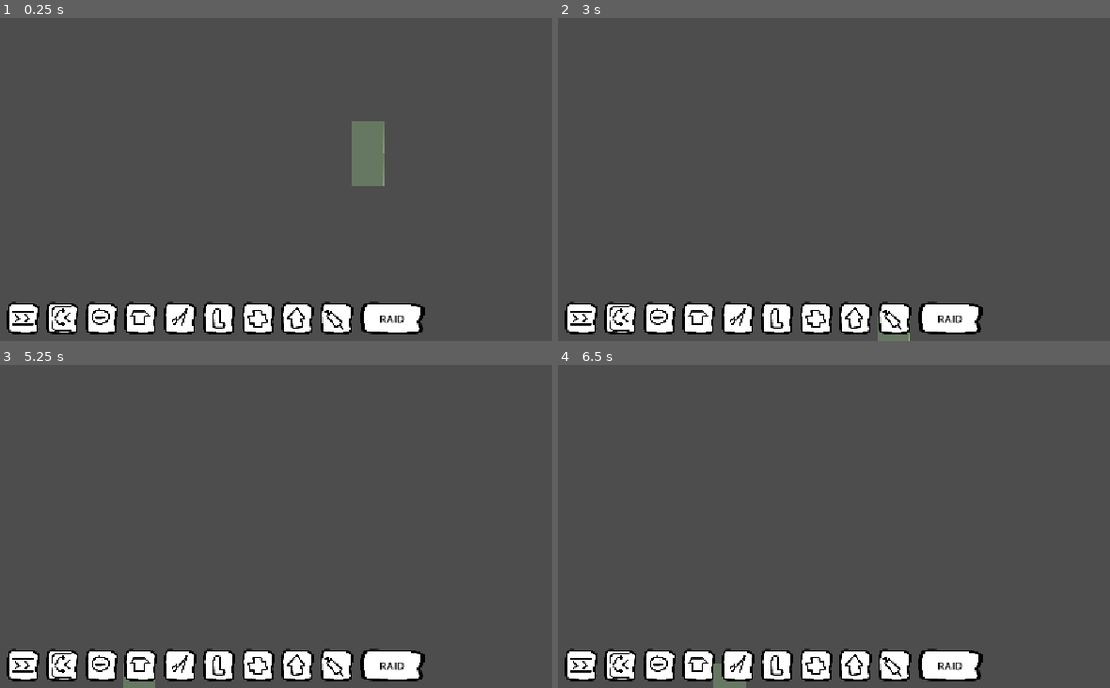
Above: before the commit, frames 1-4 (two rows, left to right).
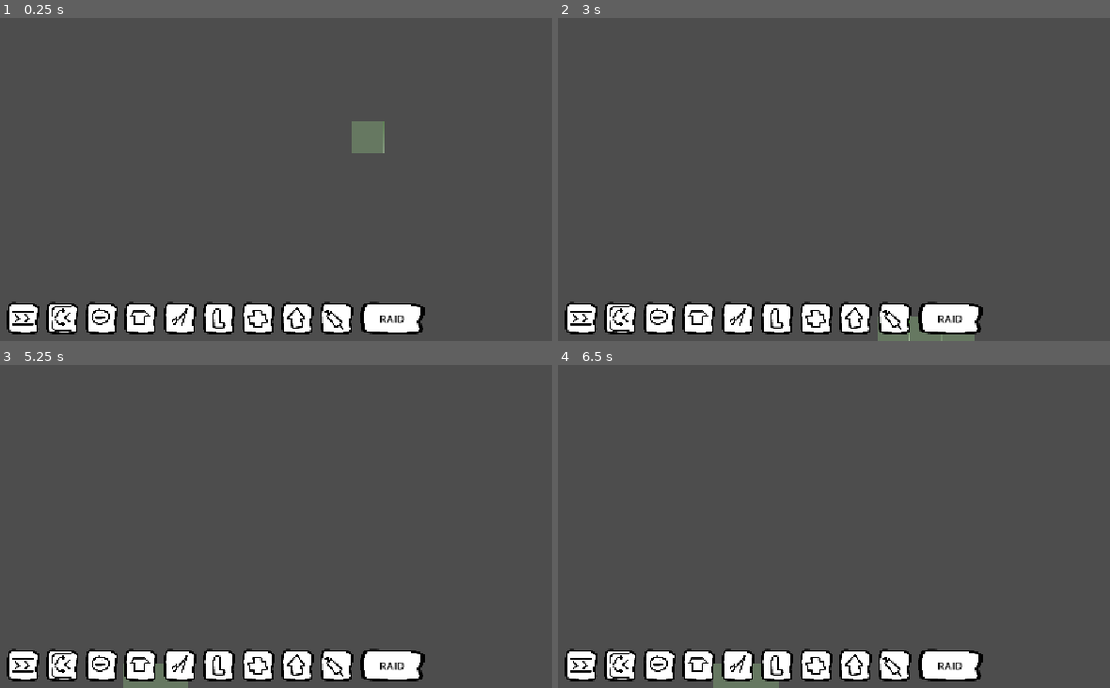
Above: after the commit, the same moments.

Repository: Schlutzkrapfen/Camara-Game
Game: Godot game, scene res://Levels/main_scene.tscn
Two runs of this game, one before a commit and one after it. Both use one fixed random seed, a clock stepped at 60 frames per second and the inputs below.
Inputs (mouse positions are in pixels of both pictures, inside the frame that each line leads up to):
- Up to frame 1 (0.25 s): no input
- Up to frame 2 (3 s): click (618, 318) at 0.5 s; click (817, 318) at 1.25 s; click (856, 318) at 2 s; click (894, 318) at 2.75 s
- Up to frame 3 (5.25 s): click (22, 665) at 3.5 s; click (99, 665) at 4.25 s; click (138, 665) at 5 s
- Up to frame 4 (6.5 s): click (740, 665) at 5.75 s

The runs differ from the first frame. In frame 1, 0.6% of the frame differs, in the area x 63-70%, y 41-53%; in frame 2, 0.3%; in frame 3, 0.2%; in frame 4, 0.2%.

Commit message:
added all the factories now just logic fixing is not there jet

Diff:
--- /dev/null
+++ b/Resourcen/foot_maker.tres
@@ -0,0 +1,16 @@
+[gd_resource type="Resource" script_class="BuildingResource" format=3 uid="uid://cjpybu4fymwfq"]
+
+[ext_resource type="Script" uid="uid://4rxcymabsf8u" path="res://script/goo.gd" id="1_ggts6"]
+[ext_resource type="PackedScene" uid="uid://h4gm0w78c05t" path="res://Levels/Creature/head.tscn" id="2_wkky3"]
+[ext_resource type="Script" uid="uid://c46u5wpm1rwce" path="res://Resourcen/building_resource.gd" id="3_4oy0f"]
+
+[resource]
+script = ExtResource("3_4oy0f")
+size = Vector2i(2, 2)
+tilemap_id = 3
+craft_time = 1.0
+input = Array[Script]([ExtResource("1_ggts6")])
+output = Array[PackedScene]([ExtResource("2_wkky3")])
+output_tile = Dictionary[Vector2i, int]({
+Vector2i(1, 1): 0
+})
--- /dev/null
+++ b/Resourcen/horn_maker.tres
@@ -0,0 +1,16 @@
+[gd_resource type="Resource" script_class="BuildingResource" format=3 uid="uid://bl4n2fw6kjl75"]
+
+[ext_resource type="Script" uid="uid://4rxcymabsf8u" path="res://script/goo.gd" id="1_rbs7q"]
+[ext_resource type="PackedScene" uid="uid://h4gm0w78c05t" path="res://Levels/Creature/head.tscn" id="2_w8qdp"]
+[ext_resource type="Script" uid="uid://c46u5wpm1rwce" path="res://Resourcen/building_resource.gd" id="3_gw76o"]
+
+[resource]
+script = ExtResource("3_gw76o")
+size = Vector2i(2, 2)
+tilemap_id = 3
+craft_time = 1.0
+input = Array[Script]([ExtResource("1_rbs7q")])
+output = Array[PackedScene]([ExtResource("2_w8qdp")])
+output_tile = Dictionary[Vector2i, int]({
+Vector2i(1, 1): 0
+})
--- /dev/null
+++ b/Resourcen/torso_maker.tres
@@ -0,0 +1,16 @@
+[gd_resource type="Resource" script_class="BuildingResource" format=3 uid="uid://cebvjto3m5g8p"]
+
+[ext_resource type="Script" uid="uid://4rxcymabsf8u" path="res://script/goo.gd" id="1_ipgg6"]
+[ext_resource type="PackedScene" uid="uid://h4gm0w78c05t" path="res://Levels/Creature/head.tscn" id="2_iue05"]
+[ext_resource type="Script" uid="uid://c46u5wpm1rwce" path="res://Resourcen/building_resource.gd" id="3_ydlen"]
+
+[resource]
+script = ExtResource("3_ydlen")
+size = Vector2i(2, 2)
+tilemap_id = 3
+craft_time = 1.0
+input = Array[Script]([ExtResource("1_ipgg6")])
+output = Array[PackedScene]([ExtResource("2_iue05")])
+output_tile = Dictionary[Vector2i, int]({
+Vector2i(1, 1): 0
+})
--- a/project.godot
+++ b/project.godot
@@ -50,17 +50,17 @@
 
 Belt={
 "deadzone": 0.2,
-"events": [Object(InputEventKey,"resource_local_to_scene":fa …(140 unchanged characters)… d":false,"keycode":0,"physical_keycode":49,"key_label":0,"unicode":49,"location":0,"echo":false,"script":null)
+"events": [Object(InputEventKey,"resource_local_to_scene":fa …(140 unchanged characters)… d":false,"keycode":0,"physical_keycode":50,"key_label":0,"unicode":50,"location":0,"echo":false,"script":null)
 ]
 }
 Splitter={
 "deadzone": 0.2,
-"events": [Object(InputEventKey,"resource_local_to_scene":fa …(141 unchanged characters)… ":false,"keycode":0,"physical_keycode":50,"key_label":0,"unicode":50,"location":0,"echo":false,"script":null)
+"events": [Object(InputEventKey,"resource_local_to_scene":fa …(141 unchanged characters)… ":false,"keycode":0,"physical_keycode":51,"key_label":0,"unicode":51,"location":0,"echo":false,"script":null)
 ]
 }
 HeadFactory={
 "deadzone": 0.2,
-"events": [Object(InputEventKey,"resource_local_to_scene":fa …(141 unchanged characters)… ":false,"keycode":0,"physical_keycode":51,"key_label":0,"unicode":51,"location":0,"echo":false,"script":null)
+"events": [Object(InputEventKey,"resource_local_to_scene":fa …(141 unchanged characters)… ":false,"keycode":0,"physical_keycode":52,"key_label":0,"unicode":52,"location":0,"echo":false,"script":null)
 ]
 }
 FactorySwitcherUp={
@@ -85,12 +85,32 @@
 }
 Combiner={
 "deadzone": 0.2,
-"events": [Object(InputEventKey,"resource_local_to_scene":fa …(141 unchanged characters)… ":false,"keycode":0,"physical_keycode":52,"key_label":0,"unicode":52,"location":0,"echo":false,"script":null)
+"events": [Object(InputEventKey,"resource_local_to_scene":fa …(141 unchanged characters)… ":false,"keycode":0,"physical_keycode":56,"key_label":0,"unicode":56,"location":0,"echo":false,"script":null)
 ]
 }
 Upgrader={
 "deadzone": 0.2,
+"events": [Object(InputEventKey,"resource_local_to_scene":false,"resource_name":"","device":-1,"window_id":0,"alt_pressed":false,"shift_pressed":false,"ctrl_pressed":false,"meta_pressed":false,"pressed":false,"keycode":0,"physical_keycode":57,"key_label":0,"unicode":57,"location":0,"echo":false,"script":null)
+]
+}
+Torso={
+"deadzone": 0.2,
 "events": [Object(InputEventKey,"resource_local_to_scene":false,"resource_name":"","device":-1,"window_id":0,"alt_press …(191 unchanged characters)…
+]
+}
+Spike={
+"deadzone": 0.2,
+"events": [Object(InputEventKey,"resource_local_to_scene":false,"resource_name":"","device":-1,"window_id":0,"alt_pressed":false,"shift_pressed":false,"ctrl_pressed":false,"meta_pressed":false,"pressed":false,"keycode":0,"physical_keycode":54,"key_label":0,"unicode":54,"location":0,"echo":false,"script":null)
+]
+}
+Leg={
+"deadzone": 0.2,
+"events": [Object(InputEventKey,"resource_local_to_scene":false,"resource_name":"","device":-1,"window_id":0,"alt_pressed":false,"shift_pressed":false,"ctrl_pressed":false,"meta_pressed":false,"pressed":false,"keycode":0,"physical_keycode":55,"key_label":0,"unicode":55,"location":0,"echo":false,"script":null)
+]
+}
+Aliver={
+"deadzone": 0.2,
+"events": [Object(InputEventKey,"resource_local_to_scene":false,"resource_name":"","device":-1,"window_id":0,"alt_pressed":false,"shift_pressed":false,"ctrl_pressed":false,"meta_pressed":false,"pressed":false,"keycode":0,"physical_keycode":48,"key_label":0,"unicode":48,"location":0,"echo":false,"script":null)
 ]
 }
 
--- a/script/globals/GameManager.gd
+++ b/script/globals/GameManager.gd
@@ -25,30 +25,38 @@
 @onready var btn_Raid: TextureButton = $"../UI/Margin/HBox/RAID"
 
 func _ready() -> void:
-	btn_Conveyor.pressed.connect(func(): Global.current_house = 0)
-	btn_Splitter.pressed.connect(func(): Global.current_house = 1)
+	btn_Conveyor.pressed.connect(func(): Global.current_house = 1)
+	btn_Splitter.pressed.connect(func(): Global.current_house = 2)
 	btn_Head.pressed.connect(func(): Global.current_house = 3)
-	btn_Torso.pressed.connect(func(): print("MISSING PROPPER MAPPING! Fallback to conveyor belt!"); Global.current_house = 0) # MISSING!
-	btn_Spike.pressed.connect(func(): print("MISSING PROPPER MAPPING! Fallback to conveyor belt!"); Global.current_house = 0) # MISSING!
-	btn_Leg.pressed.connect(func(): print("MISSING PROPPER MAPPING! Fallback to conveyor belt!"); Global.current_house = 0) # MISSING!
-	btn_Combiner.pressed.connect(func(): Global.current_house = 4)
-	btn_Upgrader.pressed.connect(func(): Global.current_house = 5)
-	btn_Aliver.pressed.connect(func(): print("MISSING PROPPER MAPPING! Fallback to conveyor belt!"); Global.current_house = 0) # MISSING!
+	btn_Torso.pressed.connect(func():  Global.current_house = 4)
+	btn_Spike.pressed.connect(func(): Global.current_house = 5) # MISSING!
+	btn_Leg.pressed.connect(func(): Global.current_house = 6) # MISSING!
+	btn_Combiner.pressed.connect(func(): Global.current_house = 7)
+	btn_Upgrader.pressed.connect(func(): Global.current_house = 8)
+	btn_Aliver.pressed.connect(func(): Global.current_house = 9) # MISSING!
 	btn_Raid.pressed.connect(func(): StartRaid())
 
 func _unhandled_input(event: InputEvent) -> void:
+	if event.is_action_released("Goo_maker"):
+		Global.current_house = 0
 	if event.is_action_released("Belt"):
-		Global.current_house = 0
+		Global.current_house = 1
 	if event.is_action_released("Splitter"):
-		Global.current_house = 1
-	if event.is_action_released("Goo_maker"):
 		Global.current_house = 2
 	if event.is_action_released("HeadFactory"):
 		Global.current_house = 3
+	if event.is_action_released("Torso"):
+		Global.current_house = 4
+	if event.is_action_released("Spike"):
+		Global.current_house = 5
+	if event.is_action_released("Leg"):
+		Global.current_house = 6
 	if event.is_action_released("Combiner"):
-		Global.current_house = 4
+		Global.current_house = 7
 	if event.is_action_released("Upgrader"):
-		Global.current_house = 5
+		Global.current_house = 8
+	if event.is_action_released("Aliver"):
+		Global.current_house = 9
 	if event.is_action_pressed("roration"):
 		var rotations = Global.TileTransform.values()
 		var index = rotations.find(Global.currentrotation)
--- a/script/globals/Global.gd
+++ b/script/globals/Global.gd
@@ -1,12 +1,15 @@
 extends Node
 @onready var factory_list: Array[BuildingResource] = [
+	preload("res://Resourcen/goo_factory.tres"),
 	preload("res://Resourcen/conaer_belt.tres"),
 	preload("res://Resourcen/splitter.tres"),
-	preload("res://Resourcen/goo_factory.tres"),
 	preload("res://Resourcen/head_maker.tres"),
+	preload("res://Resourcen/torso_maker.tres"),
+	preload("res://Resourcen/horn_maker.tres"),
+	preload("res://Resourcen/foot_maker.tres"),
 	preload("res://Resourcen/combiner.tres"),
-	preload("res://Resourcen/upgrader.tres")
-
+	preload("res://Resourcen/upgrader.tres"),
+	preload("res://Resourcen/aliver.tres"),
 ]
 var current_house: int = 1
 enum TileTransform {
Not shown, changed: export_presets.cfg
